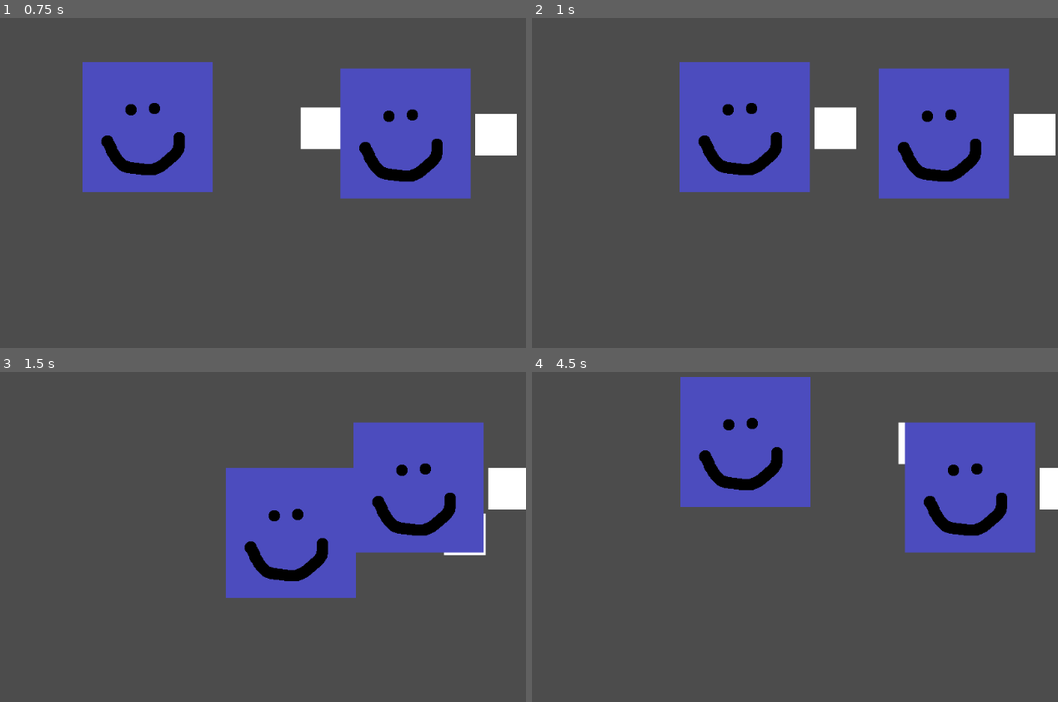
Above: before the commit, frames 1-4 (two rows, left to right).
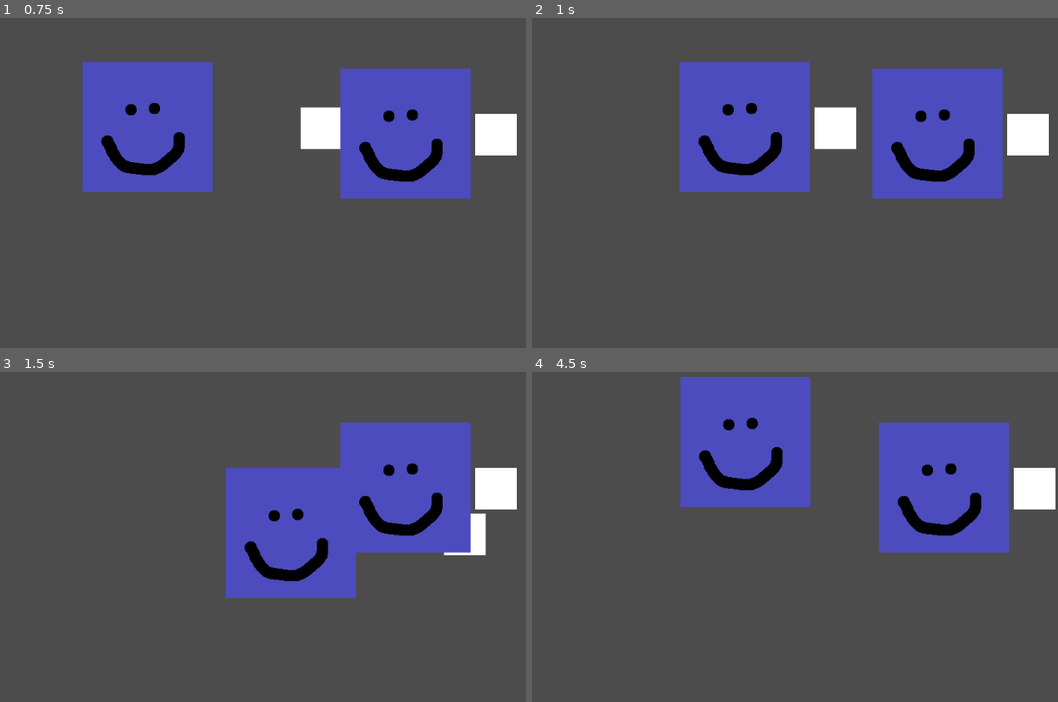
Above: after the commit, the same moments.

Repository: sadikuar/ringout
Game: Godot game, scene res://Ring.tscn
The game is run twice, just before and just after one commit, with the same random seed, the same clock (stepped at 60 frames per second) and the same inputs.
Inputs (mouse positions are in pixels of both pictures, inside the frame that each line leads up to):
- Up to frame 1 (0.75 s): tap Enter at 0.5 s; move the mouse to (341, 133) at 0.52 s; press the mouse at (341, 133) at 0.53 s; hold D (Move right) from 0.53 s (still down)
- Up to frame 2 (1 s): keep holding D (Move right)
- Up to frame 3 (1.5 s): move the mouse to (57, 527) at 1.27 s; release D (Move right) at 1.28 s; release the mouse at (57, 527) at 1.28 s; hold S (Move down) from 1.28 s (still down); click (57, 527) at 1.35 s
- Up to frame 4 (4.5 s): move the mouse to (789, 421) at 2.02 s; release S (Move down) at 2.03 s; press the mouse at (789, 421) at 2.03 s; hold D (Move right) 2.03-2.78 s; move the mouse to (689, 586) at 2.77 s; release the mouse at (689, 586) at 2.78 s; hold W (Move up) 2.78-3.53 s; click (689, 586) at 2.85 s; move the mouse to (926, 566) at 3.52 s; press the mouse at (926, 566) at 3.53 s; hold A (Move left) from 3.53 s (still down); move the mouse to (outside the picture) at 4.27 s; release the mouse at (outside the picture) at 4.28 s; click (outside the picture) at 4.35 s

Frame 1 is identical in both runs. In frame 2, 2.1% of the frame differs, in the area x 64-100%, y 15-55%; in frame 3, 3.1%; in frame 4, 5.6%, in the area x 65-100%, y 15-55%.

Commit message:
- Added player health and death handling - Added timer to player for the hit countdown

Diff:
--- a/Hand.gd
+++ b/Hand.gd
@@ -12,7 +12,7 @@
 
 
 # Called every frame. 'delta' is the elapsed time since the previous frame.
-func _process(delta):
+func _process(_delta):
 	if not disable_movements:
 		if Input.is_action_pressed("Punch 1"):
 			$CollisionShape2D.disabled = false
@@ -26,5 +26,11 @@
 
 
 func _on_Hand_body_entered(body):
-	body.position.x += 10
-	print("Player withing hit range!")
+	# Hit countdown has not started or has finished
+	if body.get_time_left() == 0:
+		body.position.x += 10 # Apply position change to player
+		body.health -= 10 # Reduce player health
+		body.start_hit_countdown() # Start countdown again
+
+	if body.health == 0:
+		body.queue_free()
--- a/Player.gd
+++ b/Player.gd
@@ -1,4 +1,6 @@
 extends KinematicBody2D
+
+var health = 100
 
 export var speed = 400
 export var disable_movements = false
@@ -27,5 +29,13 @@
 			velocity = velocity.normalized() * speed
 
 		move_and_collide(velocity * delta)
-		position.x = clamp(position.x, $Sprite.get_rect().size.x / 2, screen_size.x - $Sprite.get_rect().size.x / 2)
-		position.y = clamp(position.y, $Sprite.get_rect().size.y / 2, screen_size.y - $Sprite.get_rect().size.y / 2)
+
+		# Binds player to the viewport's size
+		position.x = clamp(position.x, $PlayerSprite.get_rect().size.x / 2, screen_size.x - $PlayerSprite.get_rect().size.x / 2)
+		position.y = clamp(position.y, $PlayerSprite.get_rect().size.y / 2, screen_size.y - $PlayerSprite.get_rect().size.y / 2)
+
+func start_hit_countdown():
+	$HitCountdown.start()
+
+func get_time_left():
+	return $HitCountdown.get_time_left()
--- a/Player.tscn
+++ b/Player.tscn
@@ -10,11 +10,14 @@
 [node name="Player" type="KinematicBody2D"]
 script = ExtResource( 2 )
 
-[node name="Sprite" type="Sprite" parent="."]
+[node name="PlayerSprite" type="Sprite" parent="."]
 texture = ExtResource( 1 )
 
-[node name="CollisionShape2D" type="CollisionShape2D" parent="."]
+[node name="PlayerHitBox" type="CollisionShape2D" parent="."]
 shape = SubResource( 1 )
 
 [node name="Hand" parent="." instance=ExtResource( 3 )]
 position = Vector2( 235, 2 )
+
+[node name="HitCountdown" type="Timer" parent="."]
+one_shot = true
